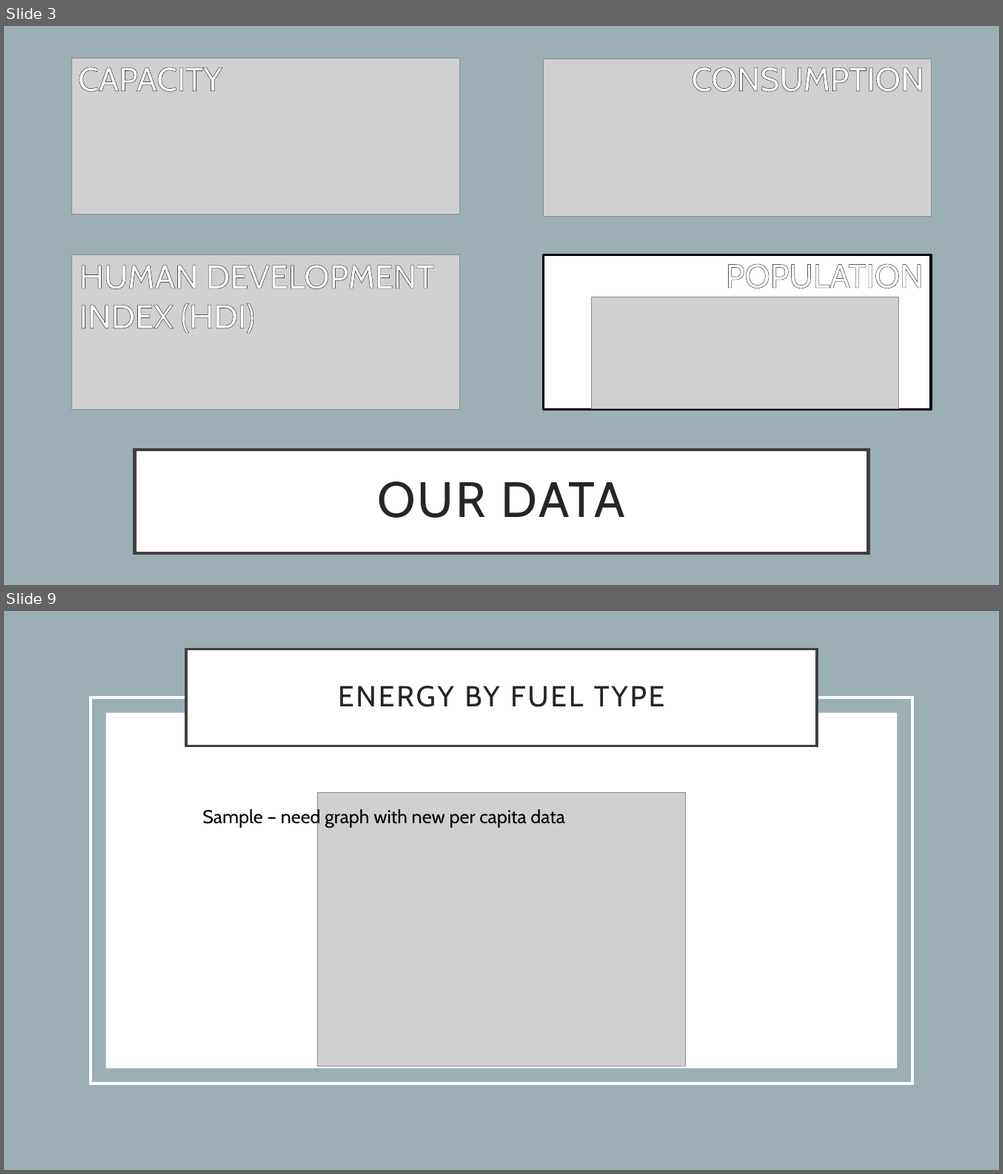
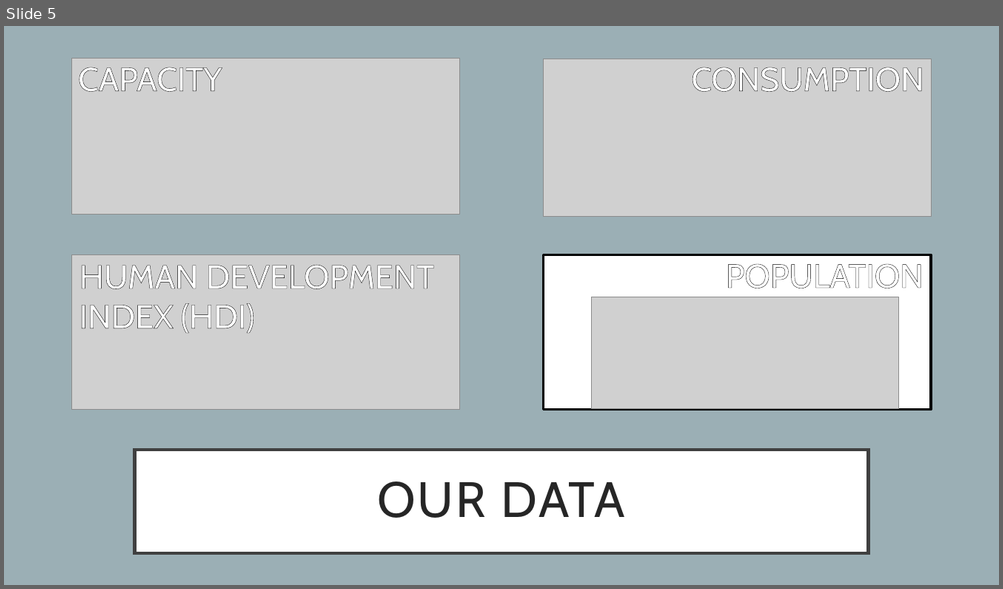
Before and after one commit to gabigham/dagger, a slide deck: Project 1.pptx. Shown one above the other, each under a label of ours: slides 3 and 9 before the commit, slide 5 after it; the slides between them are not shown. The pictures are 1003x1174 and 1003x589 pixels, drawn with LibreOffice and Linux fonts; fonts in the diff are those of the drawing; grey boxes stand for pictures. Boxes give left, top, right and bottom in pixels: in the first picture for what was removed or moved away, otherwise in the second. Text is boxed around its words. In the diff, an @@ line names an element or a change of style, - is before the commit and + after.

```diff
--- a/Project 1.pptx
+++ b/Project 1.pptx
@@ slide 9 removed at [4, 611, 999, 1170], background #FFFFFF @@
@@ rectangle removed at [4, 611, 999, 1170] @@
@@ title removed at [186, 649, 817, 746] @@
-ENERGY BY FUEL TYPE
@@ rectangle removed at [91, 698, 912, 1084] @@
@@ rectangle removed at [106, 712, 897, 1068] @@
@@ text removed at [202, 808, 564, 828] @@
-Sample – need graph with new per capita data
@@ picture removed at [317, 793, 686, 1067] @@
@@ what was slide 3 is now slide 5 @@
```
Also in this commit, not shown: 5 slides changed, 5 slides added, 1 other slide removed, 2 other files.
